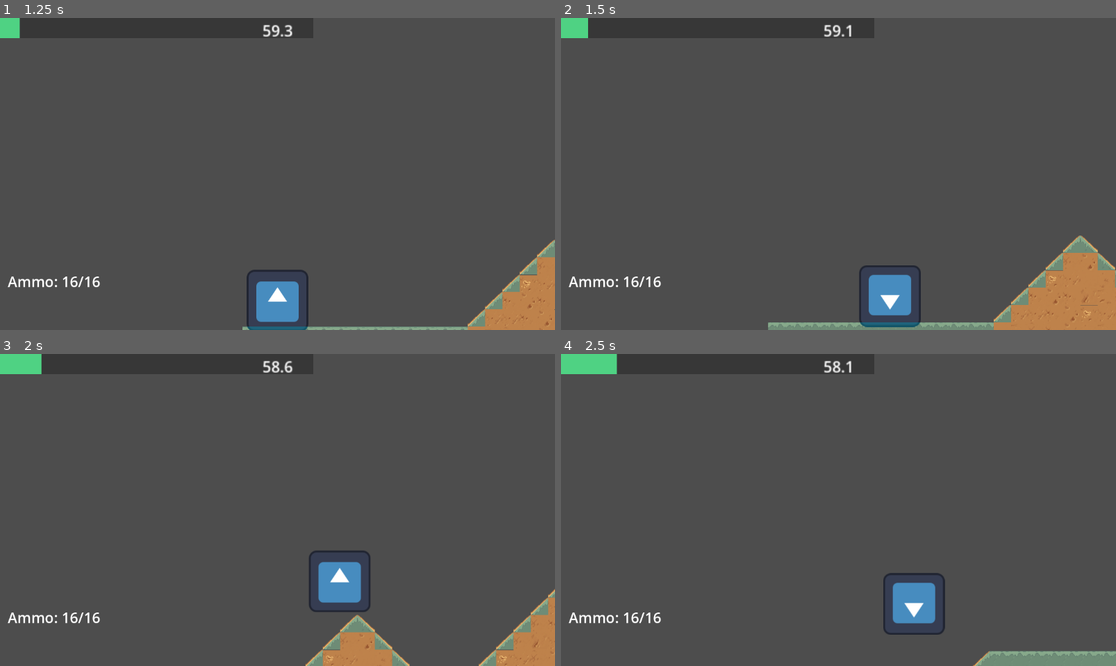
Above: before the commit, frames 1-4 (two rows, left to right).
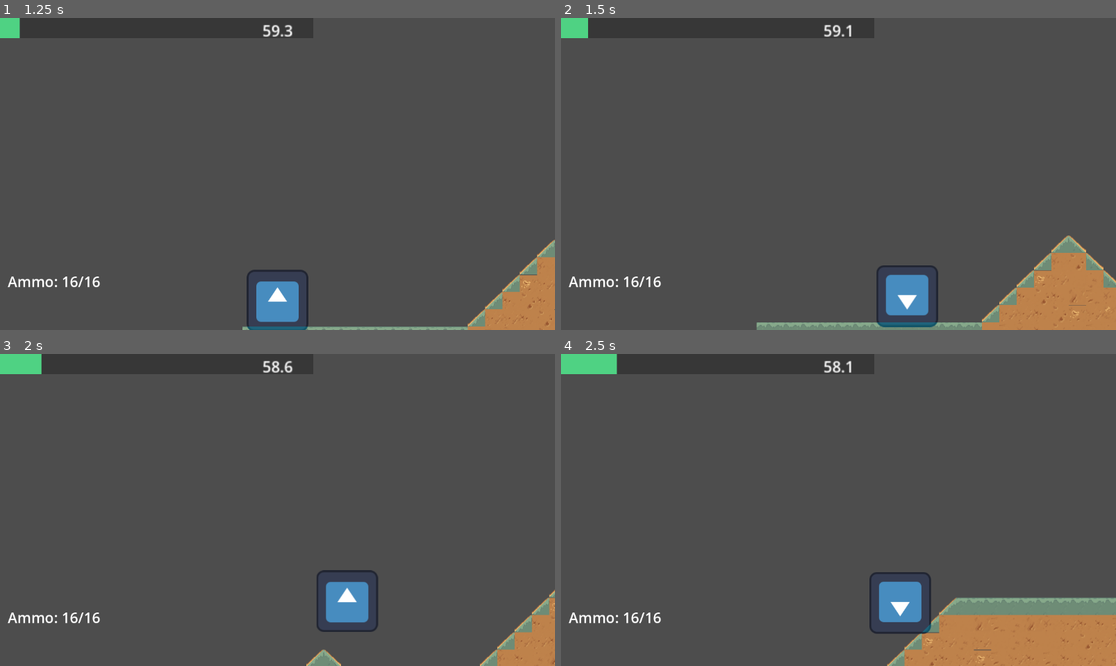
Above: after the commit, the same moments.

Repository: dzfrias/gladiator
Game: Godot game, scene res://scenes/test_scene.tscn
Two runs of this game, one before a commit and one after it. Both use one fixed random seed, a clock stepped at 60 frames per second and the inputs below. The engine's default icon, where the game draws it, is replaced by a stand-in: a white triangle on a blue panel in a dark square.
Inputs (mouse positions are in pixels of both pictures, inside the frame that each line leads up to):
- Up to frame 1 (1.25 s): click "Enter Mission" at 0.5 s
- Up to frame 2 (1.5 s): move the mouse to (960, 158) at 1.27 s; hold D (right) from 1.28 s (still down); hold E (roll) from 1.28 s (still down)
- Up to frame 3 (2 s): keep holding D (right); keep holding E (roll); tap Space (jump) at 1.52, 1.82 s
- Up to frame 4 (2.5 s): keep holding D (right); move the mouse to (727, 525) at 2.02 s; release E (roll) at 2.03 s; tap S (crouch) at 2.1 s; tap Space (jump) at 2.27 s; tap E (roll) at 2.3 s

Frame 1 is identical in both runs. In frame 2, 3.1% of the frame differs, in the area x 35-100%, y 69-100%; in frame 3, 3.4%; in frame 4, 8.8%, in the area x 55-100%, y 69-100%.

Commit message:
Tweak some combat settings

Diff:
--- a/scenes/player.tscn
+++ b/scenes/player.tscn
@@ -20,8 +20,7 @@
 script = ExtResource("1_5wdcp")
 move_speed = 20000.0
 jump_speed = 800.0
-roll_speed = 900.0
-roll_time = 0.4
+roll_cooldown_time = 0.2
 
 [node name="CollisionShape2D" type="CollisionShape2D" parent="."]
 shape = SubResource("RectangleShape2D_m5kfl")
--- a/scripts/enemies/shooter.gd
+++ b/scripts/enemies/shooter.gd
@@ -1,9 +1,9 @@
 class_name Shooter extends CharacterBody2D
 
 @export_category("Movement")
-@export var speed: float = 300.0
+@export var speed: float = 100.0
 # TODO this might be best done with another detection zone
-@export var stop_dist: float = 400.0
+@export var stop_dist: float = 1200.0
 @export var y_cutoff: float = 70.0
 @export var jump_height: float = -800
 @export_category("Shooting")
--- a/scripts/player/player.gd
+++ b/scripts/player/player.gd
@@ -4,7 +4,7 @@
 @export var move_acceleration: float = 2000
 @export var direction_change_factor: float = 3
 @export var jump_speed: float = 500
-@export var roll_speed: float = 800
+@export var roll_speed: float = 1200
 @export var roll_time: float = 0.2
 @export var roll_cooldown_time: float = 0.4
 
@@ -134,6 +134,7 @@
 	$Sprite2D.flip_v = true
 	await get_tree().create_timer(roll_time).timeout
 	_state = State.CONTROL
+	velocity.x *= 0.4
 	$Sprite2D.flip_v = false
 	collision_layer = Constants.PLAYER_LAYER | Constants.ENTITY_LAYER
 	_can_roll = false
